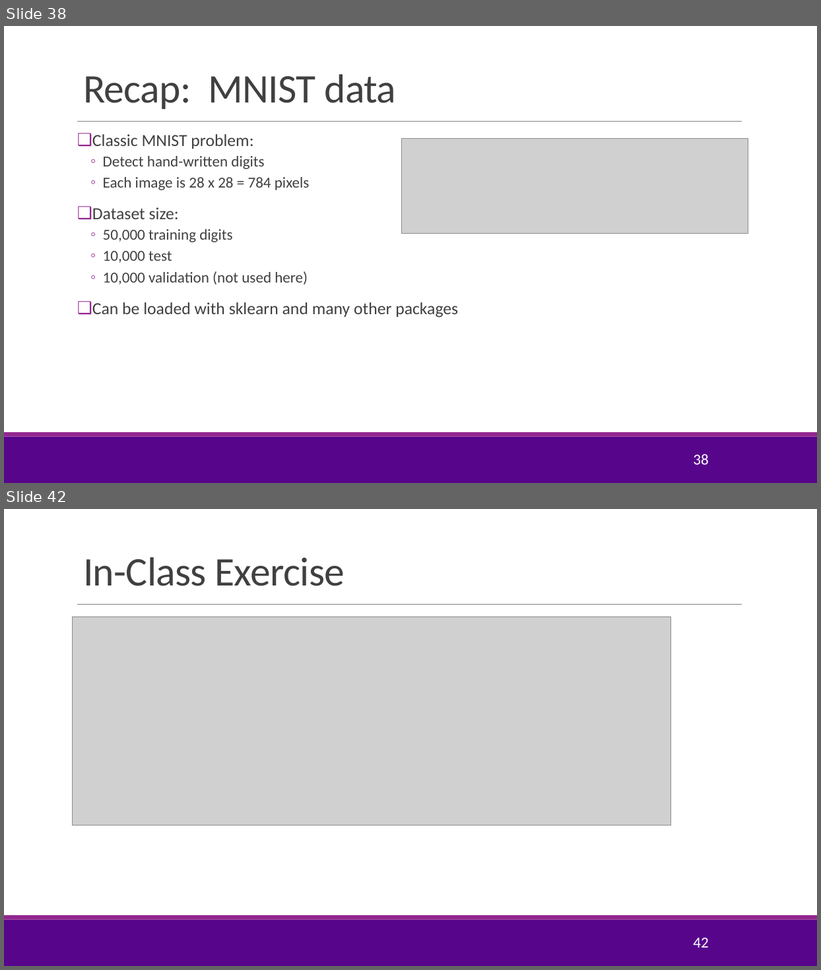
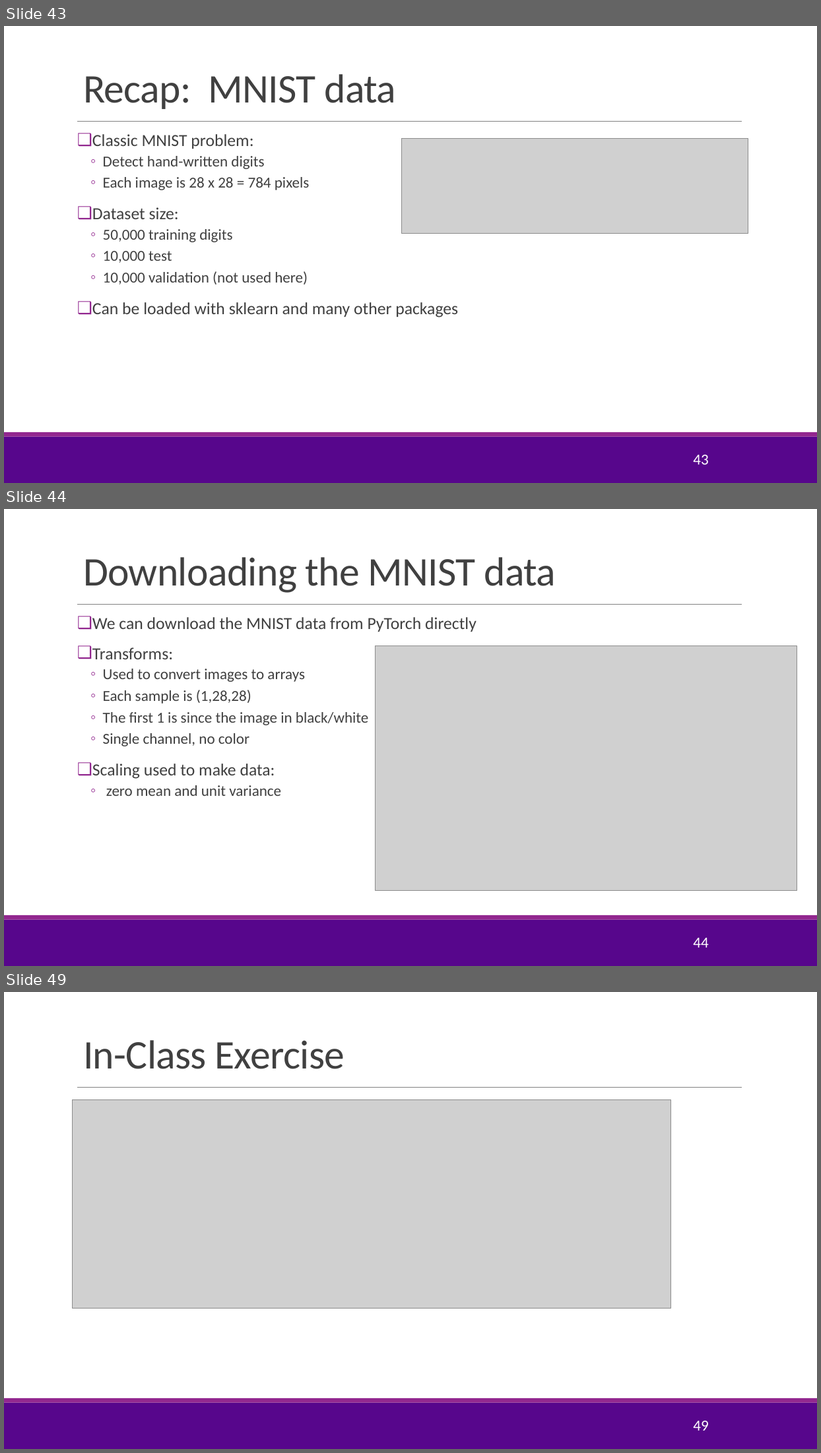
Before and after one commit to sdrangan/introml, a slide deck: lectures/Lect09_NeuralNet.pptx. Shown one above the other, each under a label of ours: slides 38 and 42 before the commit, slides 43, 44 and 49 after it; the slides between them are not shown. The pictures are 821x970 and 821x1453 pixels, drawn with LibreOffice and Linux fonts; fonts in the diff are those of the drawing; grey boxes stand for pictures; background and template pictures are left out. Boxes give left, top, right and bottom in pixels: in the first picture for what was removed or moved away, otherwise in the second. Text is boxed around its words. In the diff, an @@ line names an element or a change of style, - is before the commit and + after.

Commit message:
Added PyTorch version.

```diff
--- a/lectures/Lect09_NeuralNet.pptx
+++ b/lectures/Lect09_NeuralNet.pptx
@@ slide 44 added at (x1=4, y1=509, x2=817, y2=966), background #FFFFFF; not listed: 3 template elements that a slide beside it also shows @@
@@ title added at (x1=83, y1=557, x2=556, y2=593), 48 pt, text #404040 @@
+Downloading the MNIST data
@@ text added at (x1=92, y1=617, x2=477, y2=796), 18 pt, text #404040 @@
+❑ We can download the MNIST data from PyTorch directly
+❑ Transforms:
+  ◦ Used to convert images to arrays
+  ◦ Each sample is (1,28,28)
+  ◦ The first 1 is since the image in black/white
+  ◦ Single channel, no color
+❑ Scaling used to make data:
+  ◦ zero mean and unit variance
@@ picture added at (x1=376, y1=646, x2=797, y2=891) @@
@@ page number added at (x1=693, y1=938, x2=708, y2=948), 18 pt, text #FFFFFF @@
+44
@@ what was slide 38 is now slide 43 @@
@@ page number at (x1=693, y1=455, x2=708, y2=465): text changed @@
-38
+43
@@ what was slide 42 is now slide 49 @@
@@ page number at (x1=693, y1=1421, x2=708, y2=1431): text changed @@
-42
+49
```
Also in this commit, not shown: 8 slides changed, 18 other slides added, 1 other file.
